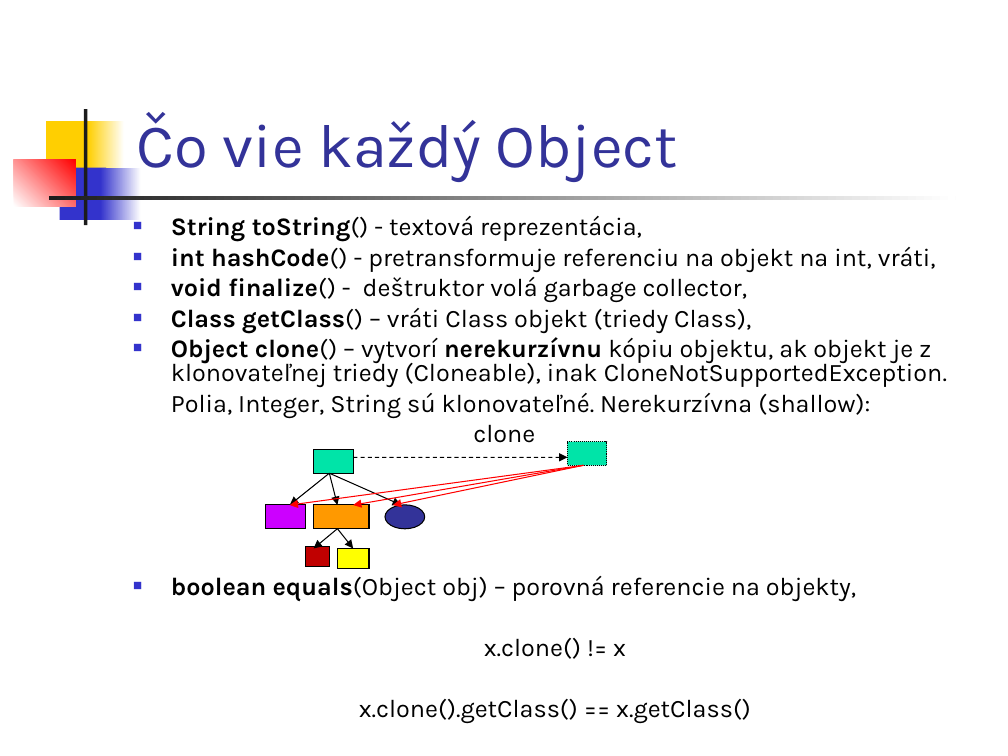
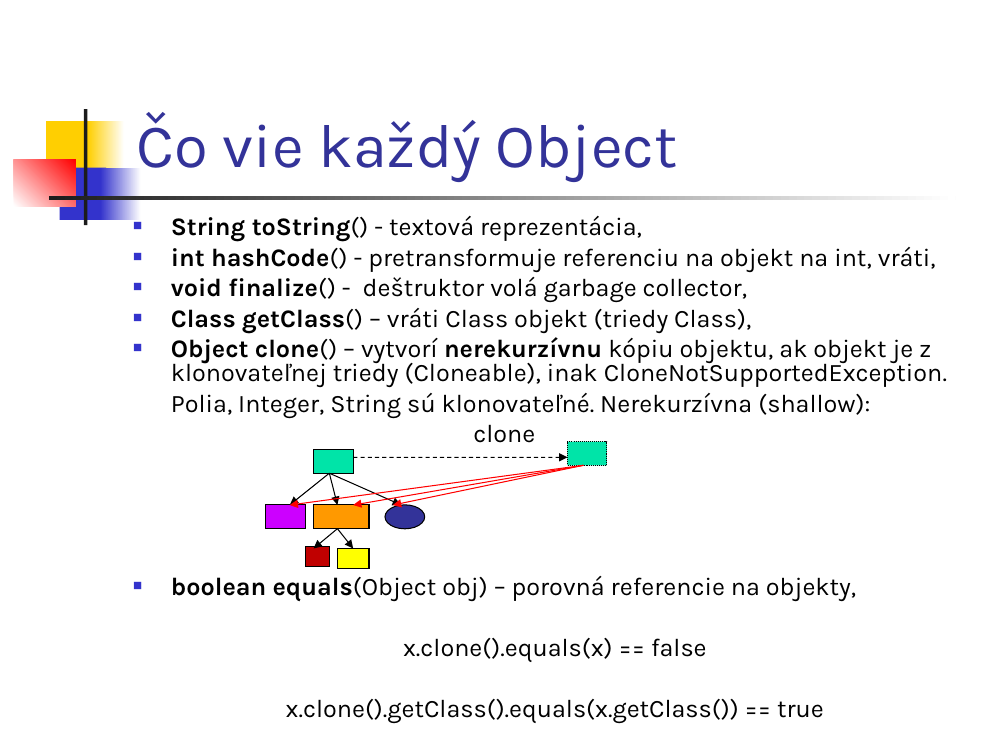
Before and after one commit to Programovanie4/Prednasky, a slide deck: slide 9 of 05/05_java.ppt. Drawn at 1008x756 pixels with LibreOffice and Linux fonts; fonts in the diff are those of the drawing. Boxes give left, top, right and bottom in pixels: in the first picture for what was removed or moved away, otherwise in the second. Text is boxed around its words. In the diff, an @@ line names an element or a change of style, - is before the commit and + after.

```diff
--- a/05/05_java.ppt
+++ b/05/05_java.ppt
@@ text at (286, 638, 824, 723): text changed @@
-x.clone() != x
-x.clone().getClass() == x.getClass()
+x.clone().equals(x) == false
+x.clone().getClass().equals(x.getClass()) == true
```
Also in this commit, not shown: 2 other files.
